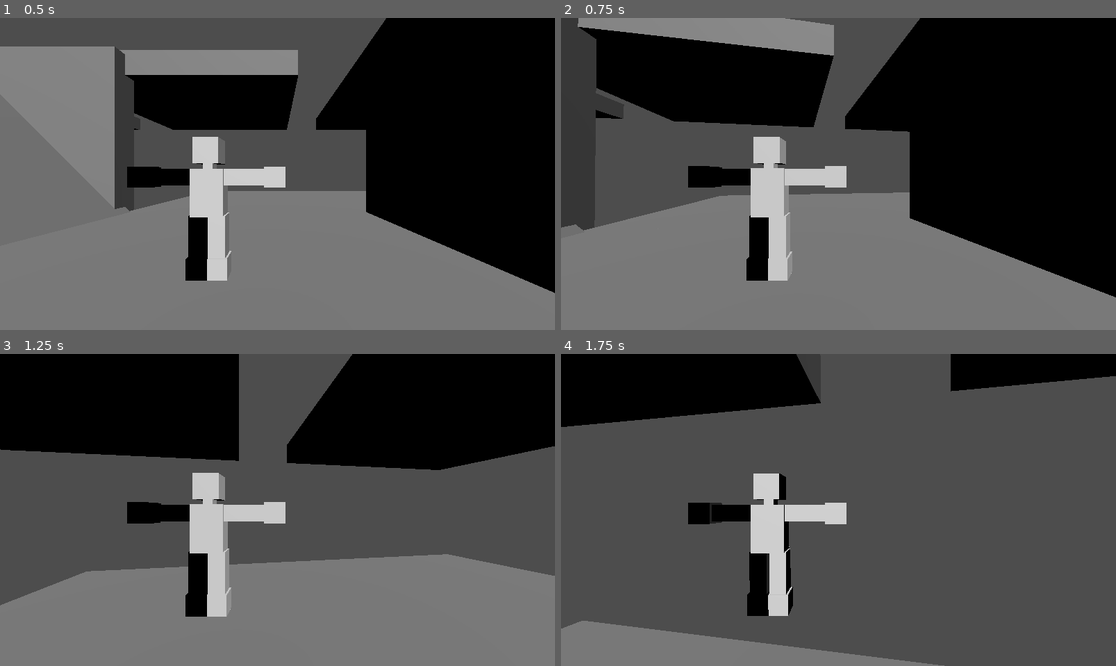
Above: before the commit, frames 1-4 (two rows, left to right).
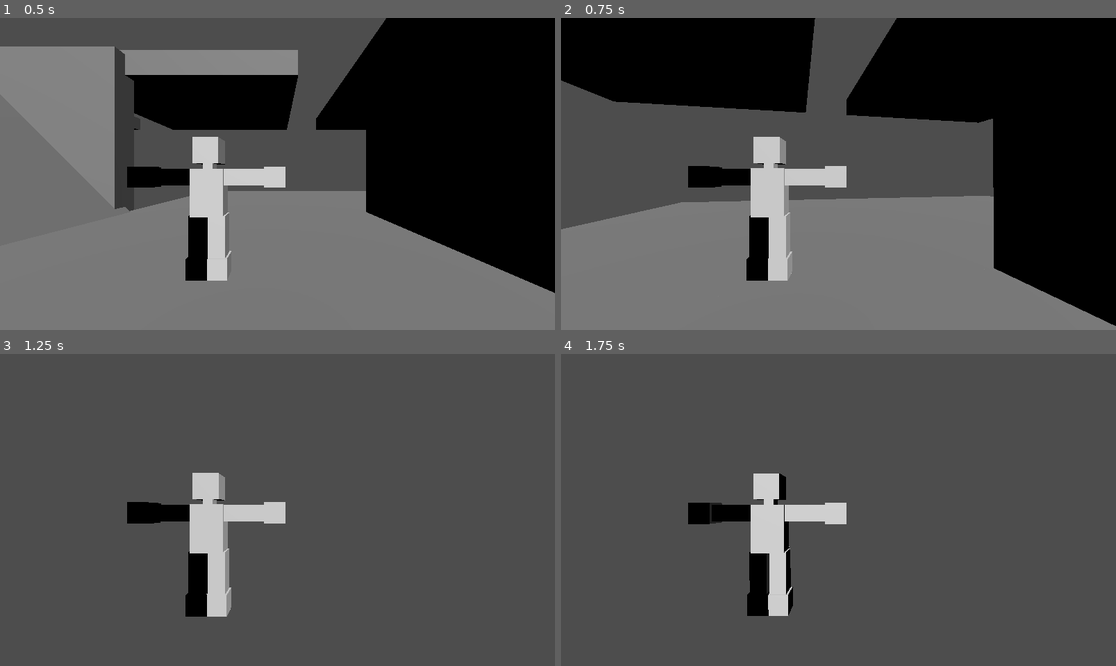
Above: after the commit, the same moments.

Repository: KingKuu/BugSlayer
Game: Godot game, scene res://scenes/world.tscn
Two runs of this game, one before a commit and one after it. Both use one fixed random seed, a clock stepped at 60 frames per second and the inputs below. The project has no main scene, so this scene is started directly.
Inputs (mouse positions are in pixels of both pictures, inside the frame that each line leads up to):
- Up to frame 1 (0.5 s): no input
- Up to frame 2 (0.75 s): move the mouse to (866, 174) at 0.52 s; hold W (up) from 0.53 s (still down); hold Shift (crouch, bound only before the commit) from 0.53 s (still down)
- Up to frame 3 (1.25 s): keep holding W (up); keep holding Shift (crouch, bound only before the commit); tap Space (jump) at 0.77 s
- Up to frame 4 (1.75 s): keep holding W (up); move the mouse to (810, 510) at 1.27 s; release Shift (crouch, bound only before the commit) at 1.28 s; tap Shift (crouch, bound only before the commit) at 1.35 s; tap Space (jump) at 1.52 s

Frame 1 is identical in both runs. In frame 2, 16% of the frame differs, in the area x 0-100%, y 0-99%; in frame 3, 59%, in the area x 0-100%, y 0-100%; in frame 4, 17%.

Commit message:
Day 5: it's a dash now
-changed crouch/slide to dash
-direction is locked during dash
-camera movement not restricted during dash

Diff:
--- a/entities/player.tscn
+++ b/entities/player.tscn
@@ -28,7 +28,11 @@
 wait_time = 0.15
 one_shot = true
 
-[node name="SlideTimer" type="Timer" parent="." unique_id=1947467898]
+[node name="DashTimer" type="Timer" parent="." unique_id=1947467898]
 process_callback = 0
-wait_time = 1.5
 one_shot = true
+
+[node name="DashCooldown" type="Timer" parent="." unique_id=958204685]
+process_callback = 0
+wait_time = 1.25
+one_shot = true
--- a/project.godot
+++ b/project.godot
@@ -41,7 +41,7 @@
 "events": [Object(InputEventKey,"resource_local_to_scene":false,"resource_name":"","device":-1,"window_id":0,"alt_press …(192 unchanged characters)…
 ]
 }
-crouch={
+dash={
 "deadzone": 0.2,
 "events": [Object(InputEventKey,"resource_local_to_scene":false,"resource_name":"","device":-1,"window_id":0,"alt_press …(195 unchanged characters)…
 ]
--- a/scripts/player.gd
+++ b/scripts/player.gd
@@ -4,6 +4,7 @@
 
 var inputDirection:Vector2
 var moveDirection:Vector3
+var dashDirection:Vector3
 
 func _physics_process(delta: float) -> void:
 
@@ -22,6 +23,12 @@
 	moveDirection = (transform.basis * Vector3(inputDirection.x, 0, inputDirection.y)).normalized()
 	# MAKE PLAYER MOVE FORWARD BASED ON ROTATION
 
+	# DASH TIMER
+	if Input.is_action_just_pressed("dash") and $DashCooldown.time_left == 0:
+		$DashTimer.start()
+		$DashCooldown.start()
+	# DASH TIMER
+
 	# FORGIVENESS TIMERS
 	if is_on_floor():
 		$CoyoteTimer.start()
@@ -29,11 +36,6 @@
 	if Input.is_action_just_pressed("jump"):
 		$JumpBufferTimer.start()
 	# FORGIVENESS TIMERS
-
-	# SLIDE
-	if Input.is_action_just_pressed("crouch") and moveDirection.length() != 0:
-		$SlideTimer.start()
-	# SLIDE
 
 	# GRAVITY CALCULATIONS
 	if not is_on_floor():
@@ -56,7 +58,6 @@
 		velocity.y = 10.0
 		$JumpBufferTimer.stop()
 		$CoyoteTimer.stop()
-		$SlideTimer.stop()
 	# JUMP CALCULATIONS
 
 	# FOOTSTEPS
@@ -66,19 +67,16 @@
 	# FOOTSTEPS
 
 	# FINAL VELOCITY CALCULATIONS
-	if is_on_floor():
-		if $SlideTimer.time_left > 0:
-			velocity.x = lerp(velocity.x, moveDirection.x * 18.0, 0.1)
-			velocity.z = lerp(velocity.z, moveDirection.z * 18.0, 0.1)
-		elif Input.is_action_pressed("crouch"):
-			velocity.x = lerp(velocity.x, moveDirection.x * 4.0, 0.2)
-			velocity.z = lerp(velocity.z, moveDirection.z * 4.0, 0.2)
-		else:
+	if $DashTimer.time_left > 0:
+		velocity.x = lerp(velocity.x, moveDirection.x * 30.0, 0.5)
+		velocity.z = lerp(velocity.z, moveDirection.z * 30.0, 0.5)
+	else:
+		if is_on_floor():
 			velocity.x = lerp(velocity.x, moveDirection.x * 10.0, 0.2)
 			velocity.z = lerp(velocity.z, moveDirection.z * 10.0, 0.2)
-	else:
-		velocity.x = lerp(velocity.x, moveDirection.x * 10.0, 0.02)
-		velocity.z = lerp(velocity.z, moveDirection.z * 10.0, 0.02)
+		else:
+			velocity.x = lerp(velocity.x, moveDirection.x * 10.0, 0.02)
+			velocity.z = lerp(velocity.z, moveDirection.z * 10.0, 0.02)
 	# FINAL VELOCITY CALCULATIONS
 
 	move_and_slide()
